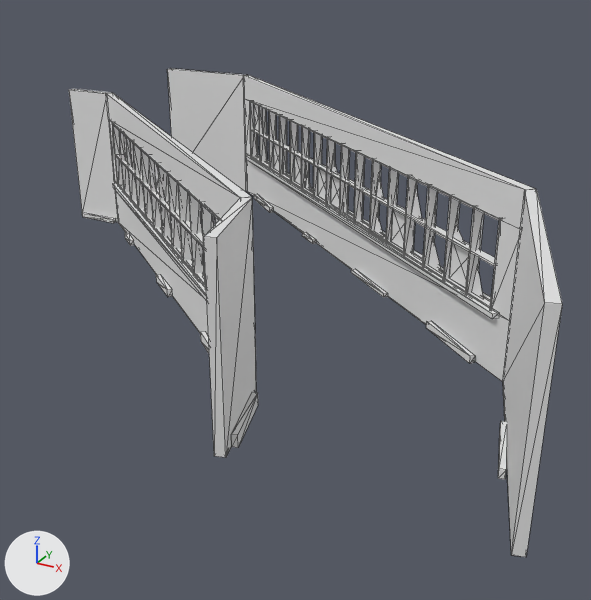
The FBX model Unity/After_Seconds_Build_V0.01/Assets/Afrer_Seconds/05.Model/Environment/1F/AE_T01_Walls.fbx as it was, and as the next commit left it.
Camera for both pictures: a 50 mm lens placed at (-23.44, 9.69, 6.93), pointed at (-31.13, 23.68, -0.06). The lights are fixed; the arrows at lower left show +X, +Y and +Z. The first picture is the older version. Mesh edges are drawn as thin lines. Where no turn or scale is listed for an object, it has been applied to the vertices. Vertices at exactly the same position are counted once.

In view in the first picture: 'AE_T01_Walls'.
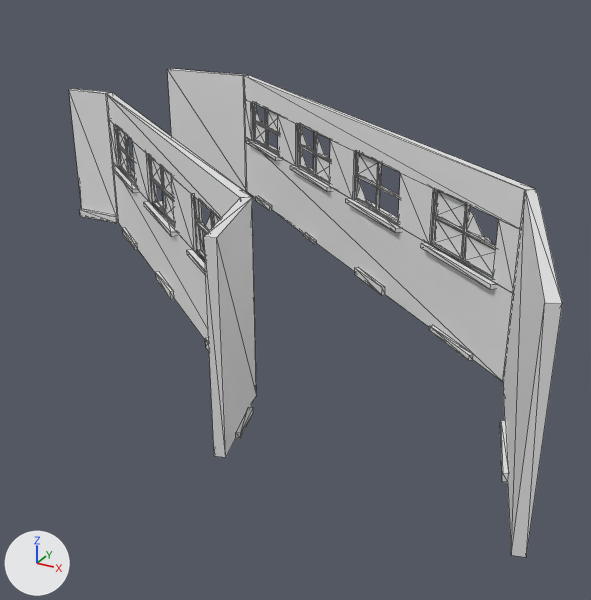
Boxes [x1, y1, x2, y2] around the edits, measured in the pictures (591 x 600 px; the box of a moved part takes in the faces that stretch with it):
part 1 of me_ae_t01_walls, added: after [80, 209, 118, 223]
part 2 of me_ae_t01_walls, rebuilt: before [254, 105, 259, 131]; after [254, 106, 265, 126]
part 3 of me_ae_t01_walls, rebuilt (12% wider, 17% taller): before [156, 274, 172, 297]; after [156, 272, 174, 299]
part 4 of me_ae_t01_walls, rebuilt (56% narrower, 29% shorter): before [250, 103, 258, 157]; after [253, 103, 256, 141]
part 5 of me_ae_t01_walls, rebuilt (not visible afterwards): before [490, 218, 501, 309]
part 6 of me_ae_t01_walls, deleted: before [82, 105, 491, 301]
part 7 of me_ae_t01_walls, moved or reshaped: before [244, 99, 520, 479]; after [244, 99, 520, 482]
part 8 of me_ae_t01_walls, reshaped: before [108, 119, 258, 448]; after [108, 119, 253, 438]

Edits to the bpy script that builds the scene:
```text
Change me_ae_t01_walls:
    used by ob_ae_t01_walls; location = (0.0, 0.0, 0.0)
    remove me_ae_t01_walls.from_pydata(...)  # 758 vertices, 1067 faces; spans x -39.0..-24.79, y 17.97..30.3, z 0.0..3.4
    add me_ae_t01_walls.from_pydata(...)  # 840 vertices, 1244 faces; spans x -39.01..-24.79, y 17.97..30.27, z 0.0..3.4
    me_ae_t01_walls part 1: a new loose piece, a box spanning x -39.006..-37.715, y 25.73..25.81, z 0.0..0.187, in mat_ae_m_concrete (white #e7e7e7)
    me_ae_t01_walls part 2: the loose piece of 8 vertices spanning x -35.83..-35.29, y 29.33..29.75, z 1.97..2.72 is rebuilt with 6 vertices and now spans x -35.78..-35.15, y 29.22..29.71, z 2.23..2.63
    me_ae_t01_walls part 3: the loose piece of 8 vertices spanning x -34.26..-33.45, y 22.39..23.03, z 0.0..0.16 is rebuilt with 8 vertices and now spans x -34.35..-33.34, y 22.32..23.13, z 0.0..0.17
    me_ae_t01_walls part 4: the loose piece of 8 vertices spanning x -35.92..-35.77, y 29.67..29.85, z 1.12..2.78 is rebuilt with 8 vertices and now spans x -35.85..-35.77, y 29.69..29.78, z 1.65..2.75
    me_ae_t01_walls part 5: the loose piece of 8 vertices spanning x -26.7..-26.54, y 22.5..22.68, z 1.12..2.78 is rebuilt with 8 vertices and now spans x -26.7..-26.62, y 22.57..22.66, z 1.65..2.75
    me_ae_t01_walls part 6: 48 loose pieces with 299 vertices, spanning x -38.91..-26.34, y 19.81..30.04, z 0.0..2.78, are deleted
    me_ae_t01_walls part 7: 222 vertices removed from x -39.0..-24.82, y 18.01..30.3, z 0.0..2.78; 410 vertices added at x -36.33..-25.21, y 19.41..30.17, z 0.0..2.77
    me_ae_t01_walls part 8: 1 vertex moved within x -33.23, y 22.52, z 0.0; 147 vertices removed from x -39.0..-29.17, y 17.99..26.11, z 0.0..2.78; 310 vertices added at x -37.78..-29.27, y 18.46..25.97, z 0.0..2.77
    other edits to the shape of me_ae_t01_walls do not show in these pictures
```
